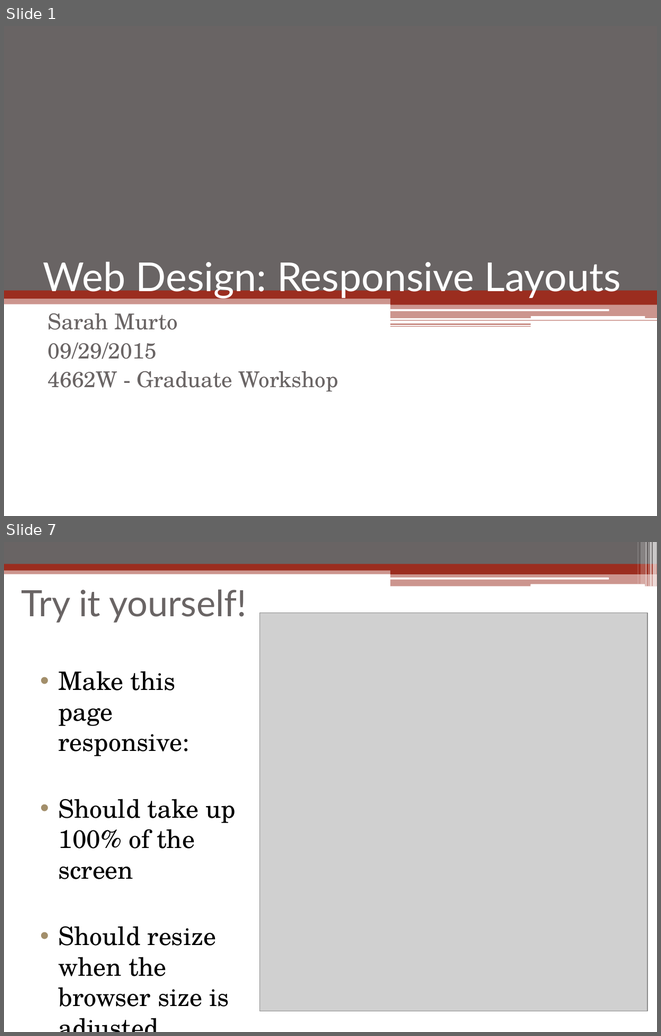
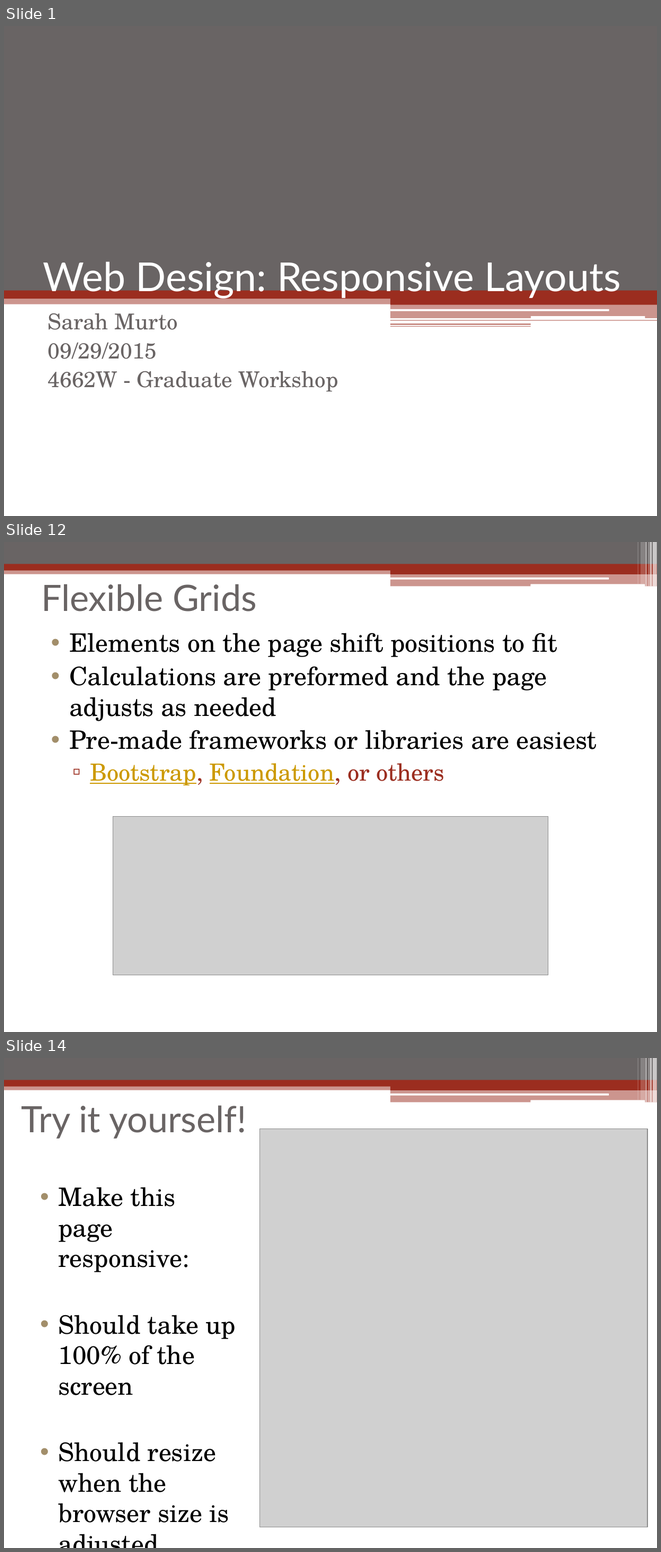
Before and after one commit to linuxbo/WriteDigTech, a slide deck: Workshop/Workshop_Sarah_Murto.pptx. Shown one above the other, each under a label of ours: slides 1 and 7 before the commit, slides 1, 12 and 14 after it; the slides between them are not shown. The pictures are 661x1036 and 661x1552 pixels, drawn with LibreOffice and Linux fonts; fonts in the diff are those of the drawing; grey boxes stand for pictures. Boxes give left, top, right and bottom in pixels: in the first picture for what was removed or moved away, otherwise in the second. Text is boxed around its words. In the diff, an @@ line names an element or a change of style, - is before the commit and + after.

```diff
--- a/Workshop/Workshop_Sarah_Murto.pptx
+++ b/Workshop/Workshop_Sarah_Murto.pptx
@@ slide 12 added at <box>4,542,657,1032</box>, background #FFFFFF; not listed: 13 template elements that a slide beside it also shows @@
@@ title added at <box>41,584,257,611</box>, 40 pt, text #696464 @@
+Flexible Grids
@@ text added at <box>69,633,597,785</box>, 28 pt, text #000000 @@
+• Elements on the page shift positions to fit
+• Calculations are preformed and the page adjusts as needed
+• Pre-made frameworks or libraries are easiest
+  ▫ Bootstrap, Foundation, or others
@@ picture added at <box>113,816,548,975</box> @@
@@ what was slide 7 is now slide 14 @@
```
Also in this commit, not shown: 5 slides changed, 10 other slides added, 5 slides removed, 1 other file.
